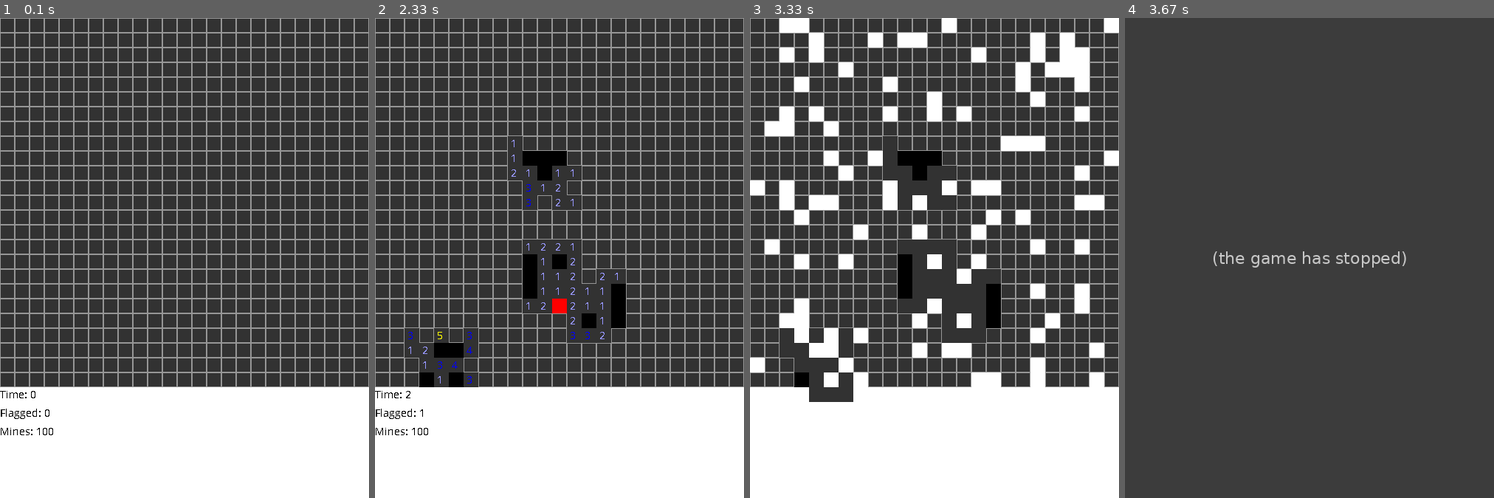
Above: before the commit, frames 1-4 (left to right).
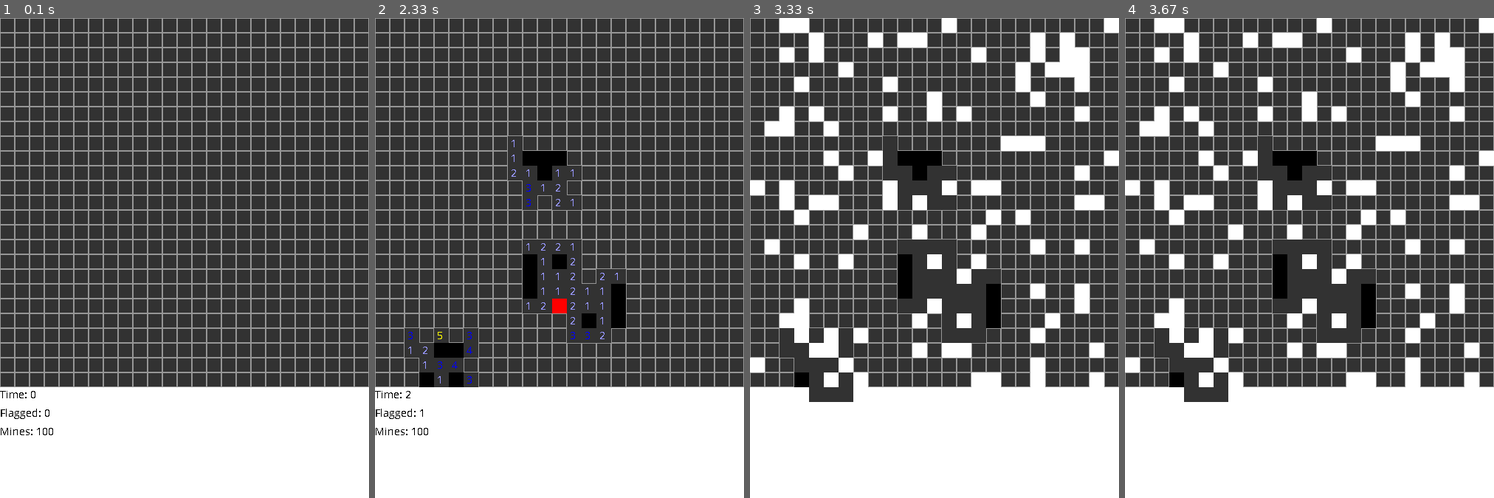
Above: after the commit, the same moments.

Repository: abstralexis/pygame-minesweeper
Game: pygame game, started from main.py
The game is run twice, just before and just after one commit, with the same random seed, the same clock (stepped at 60 frames per second) and the same inputs.
Inputs (mouse positions are in pixels of both pictures, inside the frame that each line leads up to):
- Up to frame 1 (0.1 s): no input
- Up to frame 2 (2.33 s): click (544, 277) at 0.42 s; click (445, 368) at 0.78 s; click (603, 301) at 1.15 s; right-click (563, 310) at 1.52 s; click (548, 176) at 1.88 s; click (507, 157) at 2.28 s
- Up to frame 3 (3.33 s): no input
- Up to frame 4 (3.67 s): no input

Frames 1-3 are identical in both runs. In frame 4, 48% of the frame differs, in the area x 0-100%, y 0-100%.
Before the commit the program exited at 3.33 s; later frames show no game.

Commit message:
Change wait after win from 1s to 2s, adds lots of readability improvements

Diff:
--- a/main.py
+++ b/main.py
@@ -19,16 +19,16 @@
 YELLOW = (255, 255, 0)          # 5, 6
 ORANGE = (255, 150, 0)          # 7, 8
 
+# Measurements
 BLOCKSIZE = 20
-
 GRID_HEIGHT_PX = 500
 WIDTH = 500
 HEIGHT = 650
 SCREEN_SIZE = (WIDTH, HEIGHT)
 
+# Pygame inits
 pygame.font.init()
 COMICSANSMS = pygame.font.SysFont("comicsansms", 15)
-
 
 pygame.init()
 WIN = pygame.display.set_mode(SCREEN_SIZE)
@@ -40,14 +40,13 @@
     """
     Draws a grid on the screen with white space at the bottom
     that can be used for buttons, score, time etc.
-
-    Grid for loop, thanks to the answer in
-    https://stackoverflow.com/questions/61061963/
-    """
-    WIN.fill(WHITE)
+    """
+    WIN.fill(WHITE) # Despite a white rect being drawn later this is needed
     grid_rect = pygame.Rect((0, 0), (500, 500))
     pygame.draw.rect(WIN, DARK_GREY, grid_rect)
 
+    # Grid for loop, thanks to the answer in
+    # https://stackoverflow.com/questions/61061963/
     for x in range(WIDTH // BLOCKSIZE):
         for y in range(GRID_HEIGHT_PX // BLOCKSIZE):
             rect = pygame.Rect(x*BLOCKSIZE, y*BLOCKSIZE,
@@ -59,23 +58,27 @@
     """
     Returns a list with coordinates of number_of_mines mines.
     """
+    # Get the dimensions in terms of tiles
     grid_width = WIDTH // BLOCKSIZE
     grid_height = GRID_HEIGHT_PX // BLOCKSIZE
 
     mine_rects = []
 
+    # For each mine
     for i in range(number_of_mines):
-        generated = False
-        while not generated:
-            rand_x = randint(0, grid_width-1) * 20
-            rand_y = randint(0, grid_height-1) * 20
+        generated = False                           # Marker for valid
+        while not generated:                        # Wait for a valid
+            rand_x = randint(0, grid_width-1) * 20  # Get x for rect
+            rand_y = randint(0, grid_height-1) * 20 # Get y for rect
             minerect = pygame.Rect(rand_x, rand_y, BLOCKSIZE, BLOCKSIZE)
+
+            # Check if the generated rect is already a mine
             if minerect not in mine_rects:
-                generated = True
-
-        mine_rects.append(minerect)
-
-    mine_rects = mine_rects[:100]
+                generated = True                    # Mark valid
+
+        mine_rects.append(minerect)                 # Add to rects
+
+    mine_rects = mine_rects[:100]   # Assure only 100 mine rects
 
     return mine_rects
 
@@ -88,12 +91,19 @@
     """
     Returns rects of adjacent spaces
     """
+    # Get x, y of pressed rect
     x = pressrect.x
     y = pressrect.y
 
     rects = []
 
-    # This is really messy.
+    """
+    This is really messy.
+    This changes the x and y values and makes rects from them
+    These are the rects for up, down, left, right, up-left, up-right
+    down-right, and down-left from the pressed rect.
+    """
+    # up
     rects.append(pygame.Rect(x, y-BLOCKSIZE, BLOCKSIZE, BLOCKSIZE))
     # down
     rects.append(pygame.Rect(x, y+BLOCKSIZE, BLOCKSIZE, BLOCKSIZE))
@@ -101,13 +111,13 @@
     rects.append(pygame.Rect(x-BLOCKSIZE, y, BLOCKSIZE, BLOCKSIZE))
     # right
     rects.append(pygame.Rect(x+BLOCKSIZE, y, BLOCKSIZE, BLOCKSIZE))
-    # upleft
+    # up-left
     rects.append(pygame.Rect(x-BLOCKSIZE, y-BLOCKSIZE, BLOCKSIZE, BLOCKSIZE))
-    # upright
+    # up-right
     rects.append(pygame.Rect(x+BLOCKSIZE, y-BLOCKSIZE, BLOCKSIZE, BLOCKSIZE))
-    # downright
+    # down-right
     rects.append(pygame.Rect(x+BLOCKSIZE, y+BLOCKSIZE, BLOCKSIZE, BLOCKSIZE))
-    # downleft
+    # down-left
     rects.append(pygame.Rect(x-BLOCKSIZE, y+BLOCKSIZE, BLOCKSIZE, BLOCKSIZE))
 
     return rects
@@ -117,8 +127,11 @@
     """
     Count mines in adjacent spaces to rect 'rect'
     """
+    # Get rects of adjacent tile to rect
     adjacent_tiles = get_adjacent(rect)
 
+    # Iterate through adjacent rects and increment count
+    # for each match to a rect in MINES.
     count = 0
     for tile in adjacent_tiles:
         if tile in MINES:
@@ -130,6 +143,8 @@
 def get_mouse_rect(coords: tuple) -> pygame.Rect:
     """
     Returns a rect for the grid where the mouse is
+
+    Used by putting the value from a get_pos in as coords
     """
     mouse_x = coords[0]
     mouse_y = coords[1]
@@ -141,15 +156,18 @@
 
     return mouse_grid_rect
 
+
 def main() -> None:
     """
     Main game method
     """
+    # Initialise some variables outside loop so they do not reset each frame
     pressed = []
     flagged = []
     numbered = []
     ticks_passed = 0
 
+    # Main game loop
     while True:
         draw_grid()
 
@@ -164,12 +182,15 @@
         revealed = []                       # Do the numbers
         if len(pressed) > 0:
             for pressed_rect in pressed:
-                adj = get_adjacent(pressed_rect)
-                for tile in adj:
-                    if tile not in MINES:
-                        mines = count_mines(tile)
+                adj = get_adjacent(pressed_rect)    # Get adjacent tiles
+                for tile in adj:                    # For each adjacent
+                    if tile not in MINES:           # If its not a mine
+                        mines = count_mines(tile)   # Count adjacent mines
+
+                        # If the tile has adjacent mines, assign a value that
+                        # represents the colour of the text on the tile.
                         if mines != 0:
-                            col = WHITE     # Default value to appease python
+                            col = WHITE     # Default value
                             if mines <= 2:
                                 col = LIGHT_BLUE
                             elif mines <= 4:
@@ -179,31 +200,43 @@
                             else:
                                 col = ORANGE
 
+                            # Draw a dark grey tile if it is numbered
                             pygame.draw.rect(WIN, DARK_GREY, tile)
+
+                            # Add the text and tile to lists to be used later
                             text = COMICSANSMS.render(f" {mines}", False, col)
                             revealed.append((text, tile))
                             numbered.append(tile)
 
+        # Event checker
         for event in pygame.event.get():
+            # Check for quit
             if event.type == pygame.QUIT:
                 pygame.quit()
                 sys.exit()
 
+            # If not quit check for mouse down
             elif event.type == pygame.MOUSEBUTTONDOWN:
+                # Get grid rect corresponding to where mouse clicked
                 mouse_grid_rect = get_mouse_rect(pygame.mouse.get_pos())
 
                 # What to do on a left click
                 if event.button == 1:
-                    if mouse_grid_rect in MINES:
-                        mine_rect = mouse_grid_rect     # Abstraction
-                        for mine in MINES:
+                    if mouse_grid_rect in MINES:        # If clicked is a mine
+                        for mine in MINES:              # Draw all mines
                             pygame.draw.rect(WIN, WHITE, mine)
                         pygame.display.flip()
-                        pygame.time.wait(1000)          # Wait 1s
+
+                        # Wait 2s then quit game
+                        pygame.time.wait(2000)
                         pygame.quit()
                         sys.exit()
+
                     else:
                         click_rect = mouse_grid_rect    # Abstraction
+
+                        # Stop user from clicking on numbered tiles
+                        # as this is a 'cheese' strategy.
                         if click_rect not in numbered:
                             pressed.append(click_rect)
 
@@ -221,23 +254,27 @@
                         flag_index = flagged.index(mouse_grid_rect)
                         del flagged[flag_index]
 
+        # Draw the numbers on numbered squares that have been revealed
         if len(revealed) > 0:
             for square in revealed:
                 txt = square[0]
                 rect = square[1]
                 WIN.blit(txt, rect)
 
+        # Draw blank rect at the bottom to hide stuff and write text onto
         white_rect = pygame.Rect(
             0, GRID_HEIGHT_PX,
             WIDTH, HEIGHT-GRID_HEIGHT_PX
             )
         pygame.draw.rect(WIN, WHITE, white_rect)
 
+        # Get the time in seconds passed and draw to white area below grid
         ticks_passed += clock.get_time()
         seconds_passed = ticks_passed // 1000
         time_txt = COMICSANSMS.render(f"Time: {seconds_passed}", False, BLACK)
         WIN.blit(time_txt, (0, GRID_HEIGHT_PX))
 
+        # Get the number of flags and mines and draw to white area below grid
         num_flags = COMICSANSMS.render(
             f"Flagged: {len(flagged)}", False, BLACK
             )
@@ -245,8 +282,9 @@
         mines_txt = COMICSANSMS.render(f"Mines: {len(MINES)}", False, BLACK)
         WIN.blit(mines_txt, (0, GRID_HEIGHT_PX+50))
 
-
+        # Check if all flagged are all bombs
         if sorted(flagged) == sorted(MINES):
+            # Draw large win screen text to white area below grid
             COMICSANSMSWIN = pygame.font.SysFont("comicsansms", 36)
             win_text = COMICSANSMSWIN.render("You win!", False, BLACK)
             WIN.blit(win_text, (WIDTH//2-50, GRID_HEIGHT_PX+50))
@@ -255,6 +293,7 @@
             pygame.quit()
             sys.exit()
 
+        # Pygame display and clock regulation
         pygame.display.update()
         clock.tick(12)
 
